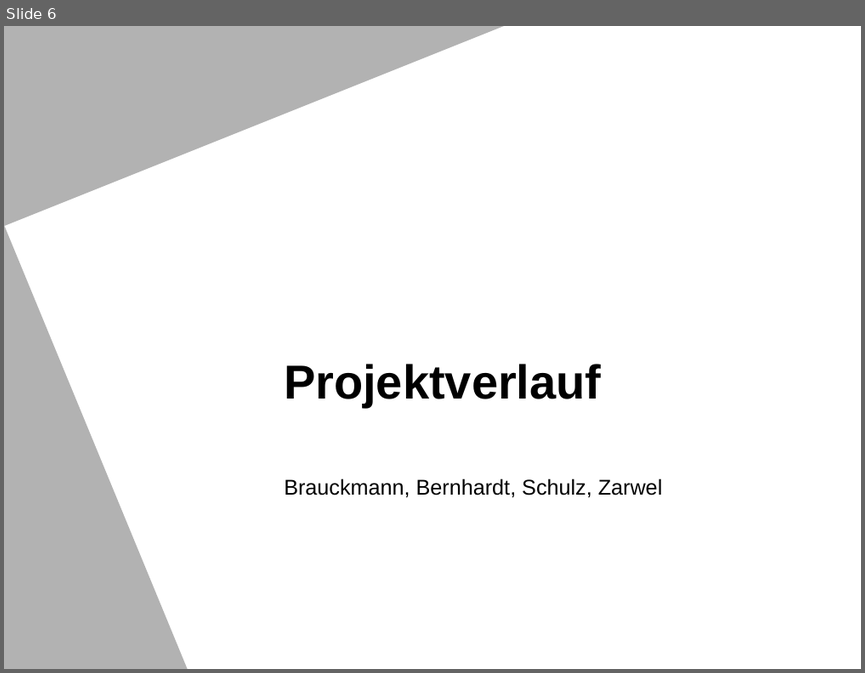
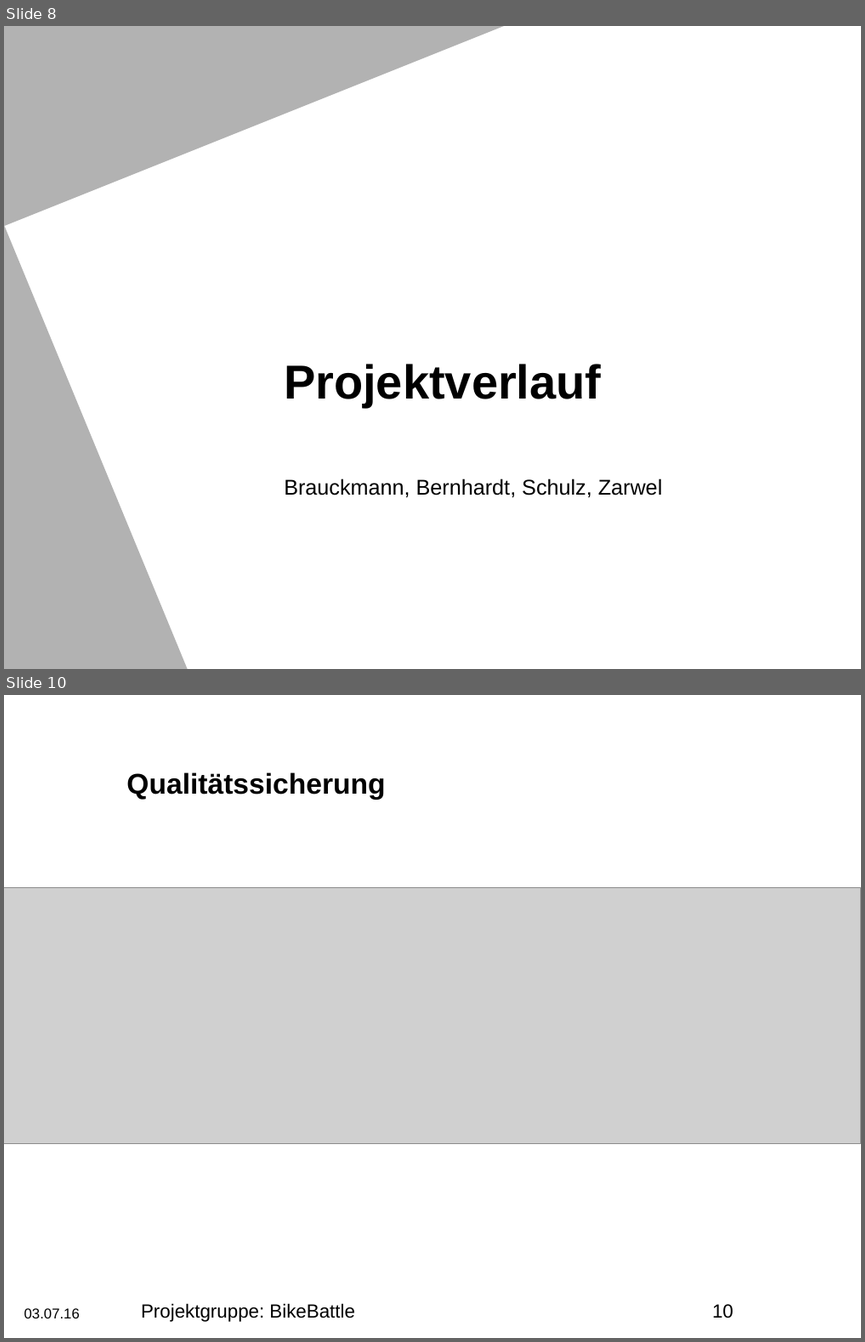
Before and after one commit to darenegade/BikeBattle, a slide deck: Abschlusspraesentation_bikebattle.pptm. Shown one above the other, each under a label of ours: slide 6 before the commit, slides 8 and 10 after it; the slides between them are not shown. The pictures are 865x673 and 865x1342 pixels, drawn with LibreOffice and Linux fonts; fonts in the diff are those of the drawing; grey boxes stand for pictures; background and template pictures are left out. Boxes give left, top, right and bottom in pixels: in the first picture for what was removed or moved away, otherwise in the second. Text is boxed around its words. In the diff, an @@ line names an element or a change of style, - is before the commit and + after.

```diff
--- a/Abschlusspraesentation_bikebattle.pptm
+++ b/Abschlusspraesentation_bikebattle.pptm
@@ slide 10 added at [4,695,861,1338], background #FFFFFF @@
@@ title added at [126,772,385,800], 24 pt, text #000000, bold @@
+Qualitätssicherung
@@ picture added at [4,888,861,1143] @@
@@ text added at [141,1303,355,1321], 16 pt, text #000000 @@
+Projektgruppe: BikeBattle
@@ page number added at [712,1304,733,1318], 16 pt, text #000000 @@
+10
@@ text added at [24,1308,80,1318], 12 pt, text #000000 @@
+03.07.16
@@ what was slide 6 is now slide 8 @@
```
Also in this commit, not shown: 6 slides changed, 3 other slides added.
